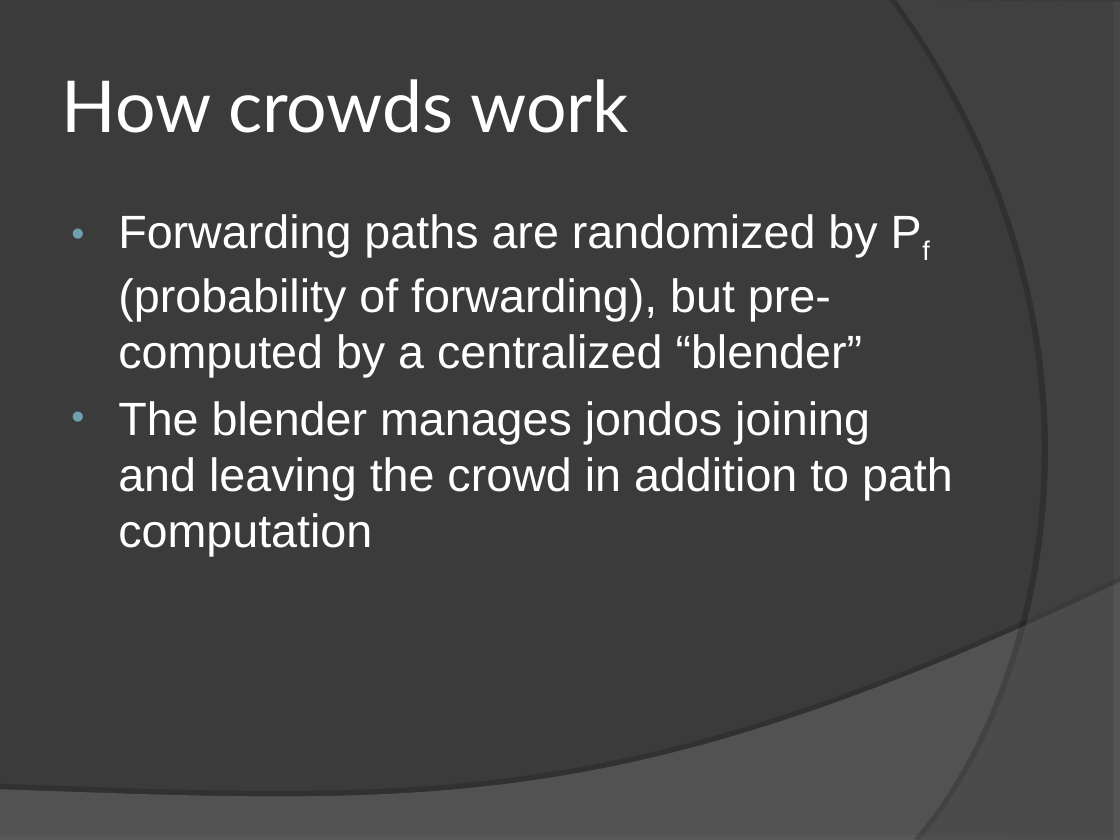
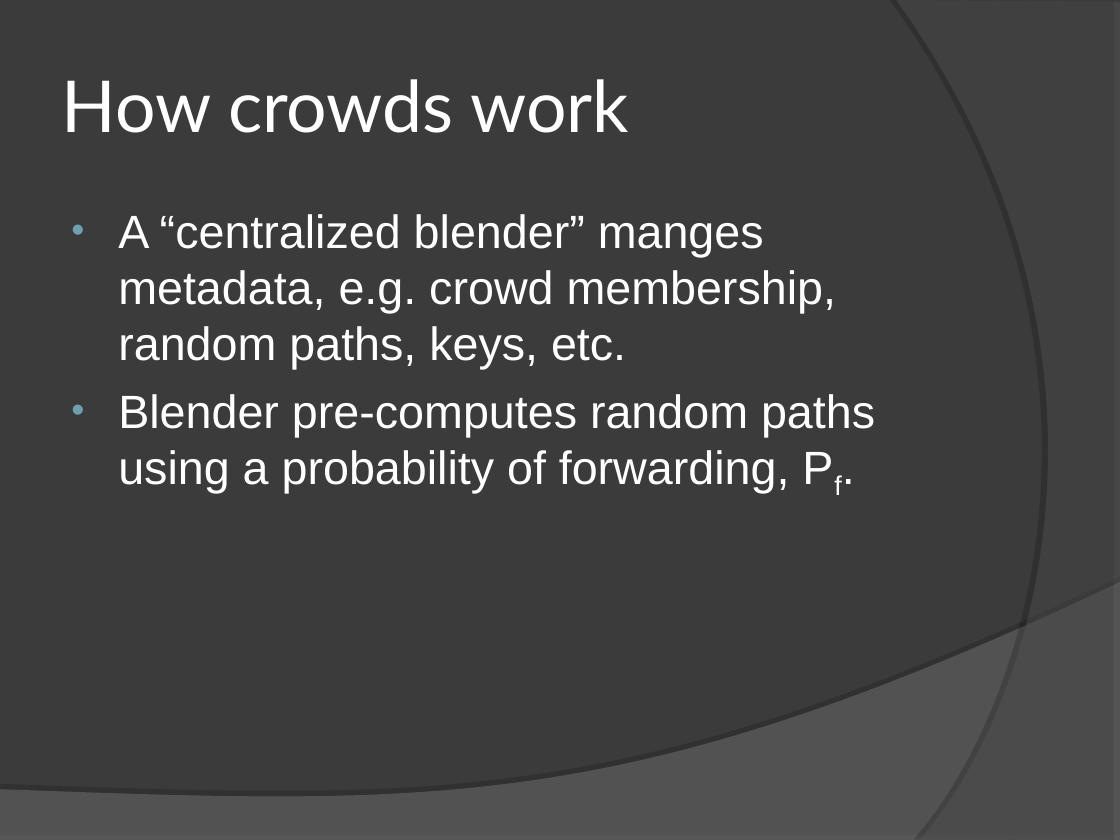
Before and after one commit to jvc11/CrowdsSim, a slide deck: slide 5 of Crowds_YannLindseyJoe.ppt (slide 4 before the commit). Drawn at 1120x840 pixels with LibreOffice and Linux fonts; fonts in the diff are those of the drawing. Boxes give left, top, right and bottom in pixels: in the first picture for what was removed or moved away, otherwise in the second. Text is boxed around its words. In the diff, an @@ line names an element or a change of style, - is before the commit and + after.

```diff
--- a/Crowds_YannLindseyJoe.ppt
+++ b/Crowds_YannLindseyJoe.ppt
@@ text at bbox=[118, 214, 875, 493]: text changed @@
-• Forwarding paths are randomized by Pf (probability of forwarding), but pre-computed by a centralized “blender”
-• The blender manages jondos joining and leaving the crowd in addition to path computation
+• A “centralized blender” manges metadata, e.g. crowd membership, random paths, keys, etc.
+• Blender pre-computes random paths using a probability of forwarding, Pf.
```
Also in this commit, not shown: 4 other slides changed, 8 slides added, 3 slides removed, 1 other file.
